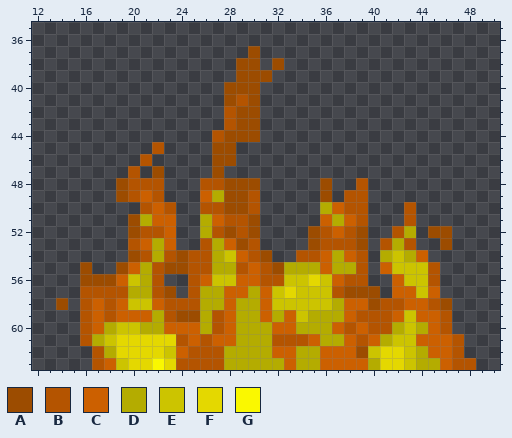
Two versions of one pixel-art sprite, sprites/boss/FIRAB0.png. Above is the file before it was changed.
The file is 64x64 pixels. Colours within 5 levels of each other are drawn and written as one. Shown: x 12..50, y 35..63.
Palette (. is transparent): A #9c4c00  B #b45400  C #cc6000  D #b4ac00  E #ccc400  F #e4d800  G #faf800
The result:
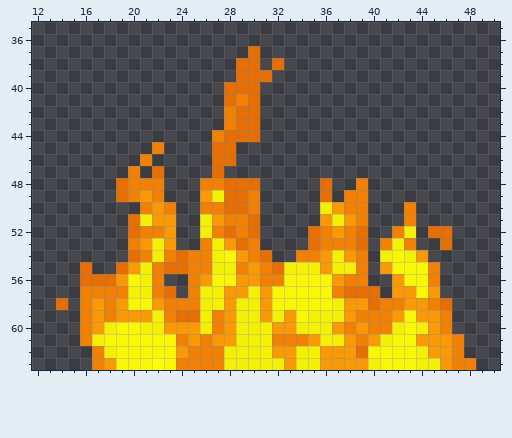
Changes in this commit:
colour A: #9c4c00 -> #e96e00
colour B: #b45400 -> #f48000
colour C: #cc6000 -> #fa9900
colour D: #b4ac00 -> #f4f100
colour E: #ccc400 -> #faf800
colour G: #faf800 -> #fffe00
y 56: x 35 F -> E
y 57: x 33 F -> E
y 61: x 19..23 FFFFF -> EEEEE
y 62: x 19..22 FFFF -> EEEE; x 41..42 FF -> EE
y 63: x 20..21 FF -> EE; x 23 F -> E; x 41..42 FF -> EE
Boxes around the changes in both pictures, in picture pixels (x1, y1, x2, y2):
changed: (56, 46, 476, 370)
